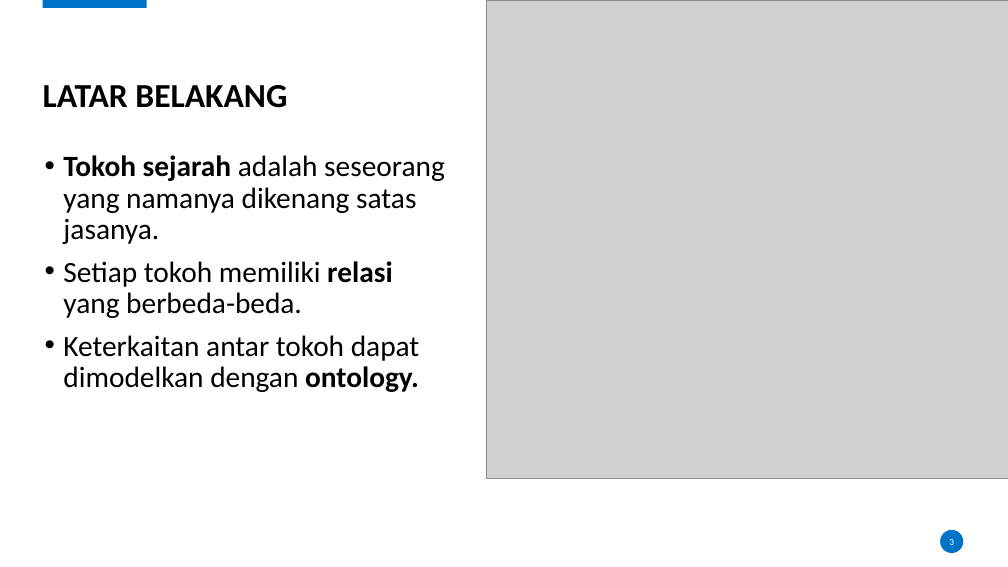
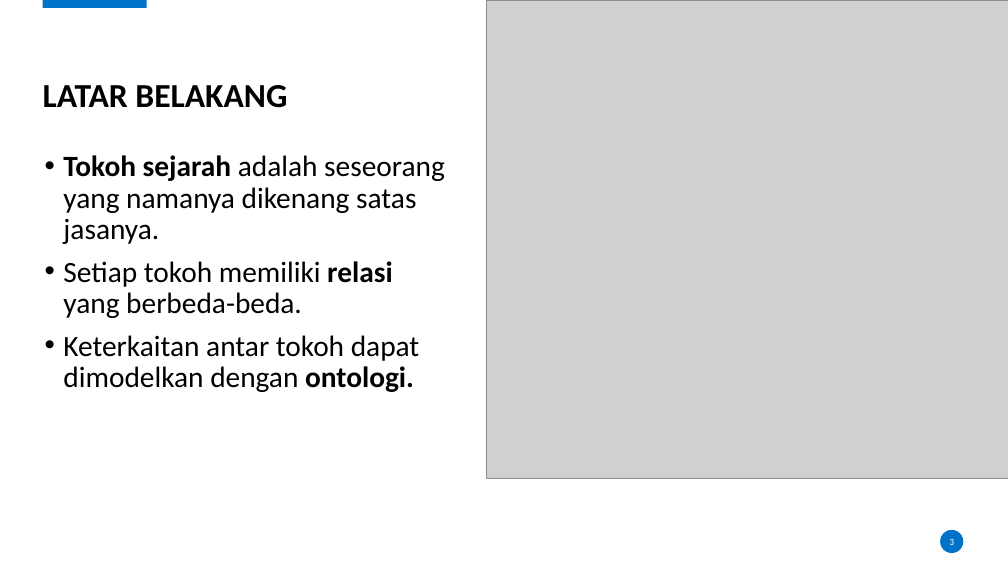
Before and after one commit to karyoutomoo/The-Tree-of-Heroes, a slide deck: slide 3 of 05111540000007-Faiq-Presentasi.pptx. Drawn at 1008x567 pixels with LibreOffice and Linux fonts; fonts in the diff are those of the drawing; grey boxes stand for pictures; background and template pictures are left out. Boxes give left, top, right and bottom in pixels: in the first picture for what was removed or moved away, otherwise in the second. Text is boxed around its words. In the diff, an @@ line names an element or a change of style, - is before the commit and + after.

```diff
--- a/05111540000007-Faiq-Presentasi.pptx
+++ b/05111540000007-Faiq-Presentasi.pptx
@@ text at bbox=[63, 335, 420, 392]: text changed @@
-• Keterkaitan antar tokoh dapat dimodelkan dengan ontology.
+• Keterkaitan antar tokoh dapat dimodelkan dengan ontologi.
```
Also in this commit, not shown: 5 other slides changed, 5 other files.
